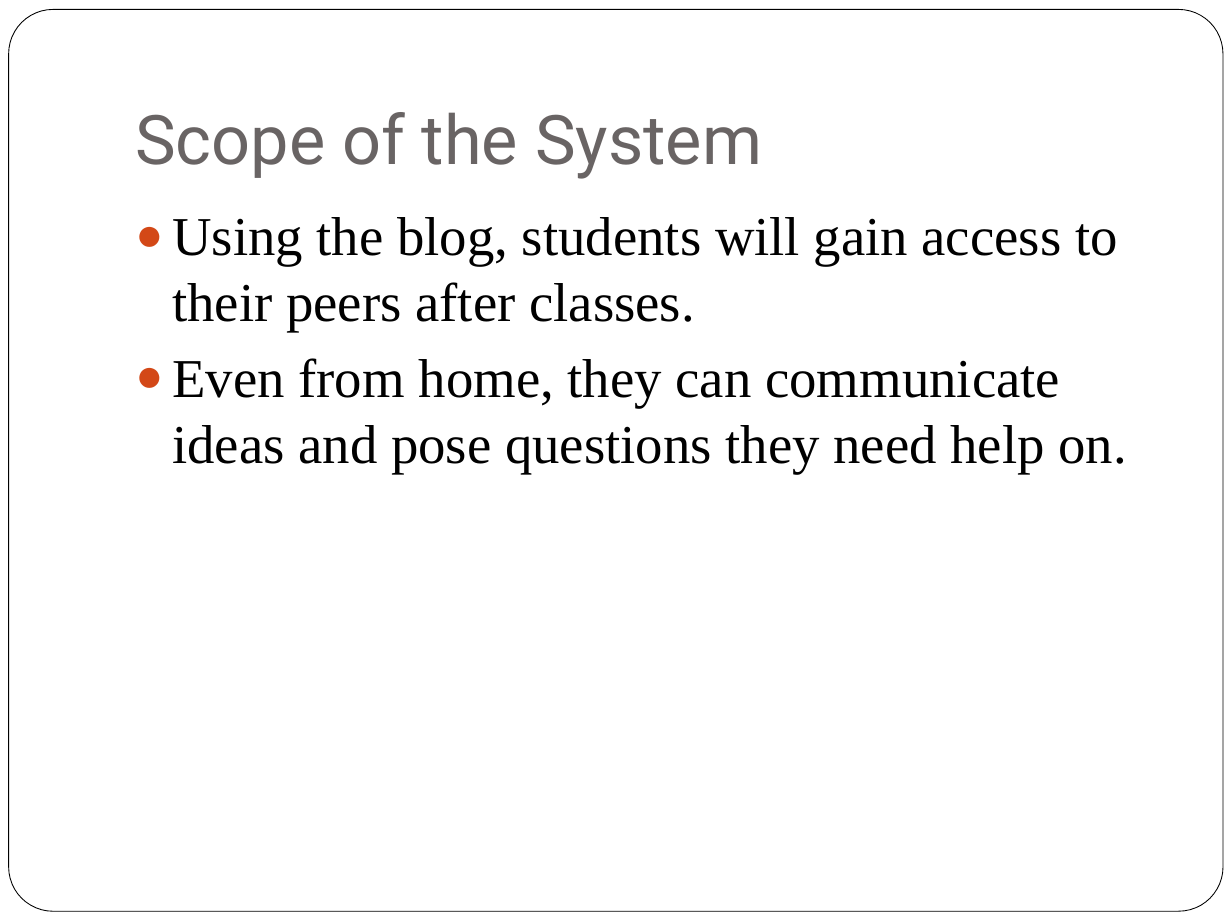
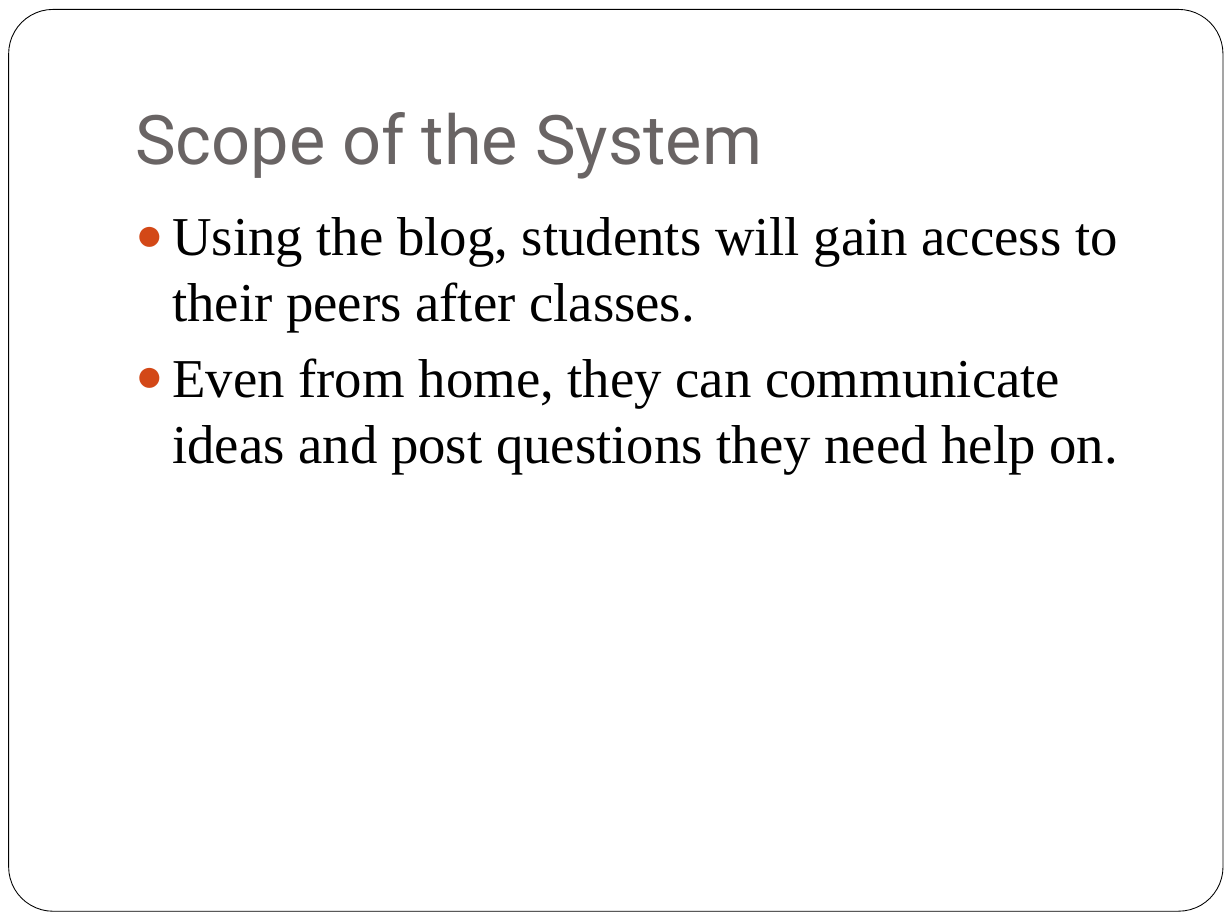
Before and after one commit to patrickbraud/CapstoneProject, a slide deck: slide 4 of Proposal/TTU CS Blog Requirements.pptx. Drawn at 1232x924 pixels with LibreOffice and Linux fonts; fonts in the diff are those of the drawing. Boxes give left, top, right and bottom in pixels: in the first picture for what was removed or moved away, otherwise in the second. Text is boxed around its words. In the diff, an @@ line names an element or a change of style, - is before the commit and + after.

```diff
--- a/Proposal/TTU CS Blog Requirements.pptx
+++ b/Proposal/TTU CS Blog Requirements.pptx
@@ text at box(172, 358, 1117, 473): text changed @@
-● Even from home, they can communicate ideas and pose questions they need help on.
+● Even from home, they can communicate ideas and post questions they need help on.
```
Also in this commit, not shown: 2 other slides changed, 1 slide removed, 1 other file.
